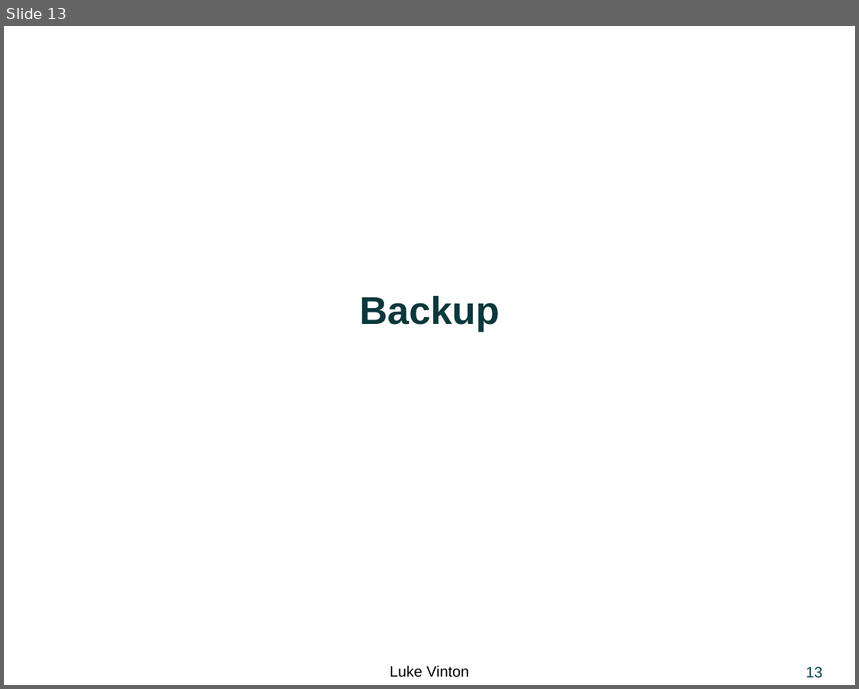
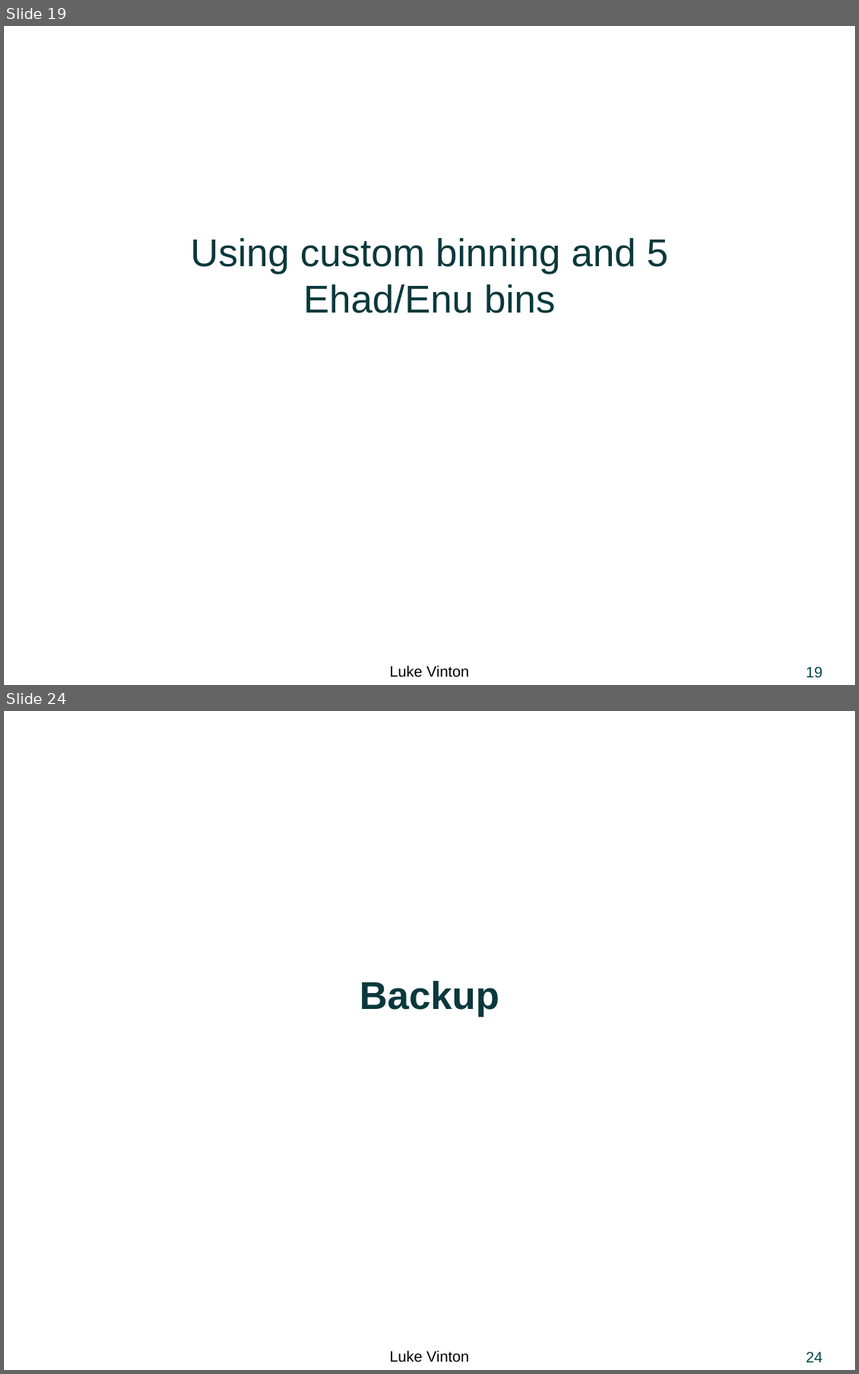
Before and after one commit to LukeJVinton/Thesis-, a slide deck: Presentations/NumuCollabMeeting_resBinning_energyBinShare_CustomBinning.pptx. Shown one above the other, each under a label of ours: slide 13 before the commit, slides 19 and 24 after it; the slides between them are not shown. The pictures are 859x689 and 859x1374 pixels, drawn with LibreOffice and Linux fonts; fonts in the diff are those of the drawing; background and template pictures are left out. Boxes give left, top, right and bottom in pixels: in the first picture for what was removed or moved away, otherwise in the second. Text is boxed around its words. In the diff, an @@ line names an element or a change of style, - is before the commit and + after.

```diff
--- a/Presentations/NumuCollabMeeting_resBinning_energyBinShare_CustomBinning.pptx
+++ b/Presentations/NumuCollabMeeting_resBinning_energyBinShare_CustomBinning.pptx
@@ slide 19 added at box(4, 26, 855, 685), background #FFFFFF; not listed: 2 template elements that a slide beside it also shows @@
@@ title added at box(190, 238, 668, 313), 36 pt, text #0A383C @@
+Using custom binning and 5 Ehad/Enu bins
@@ what was slide 13 is now slide 24 @@
@@ page number at box(806, 1352, 823, 1362): text changed @@
-13
+24
```
Also in this commit, not shown: 5 slides changed, 16 other slides added, 2 slides removed.
